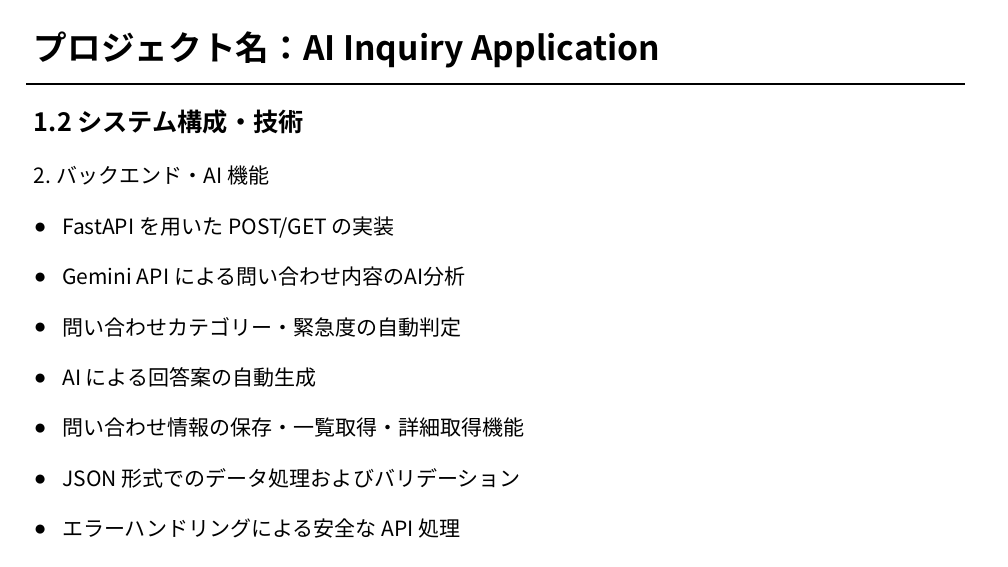
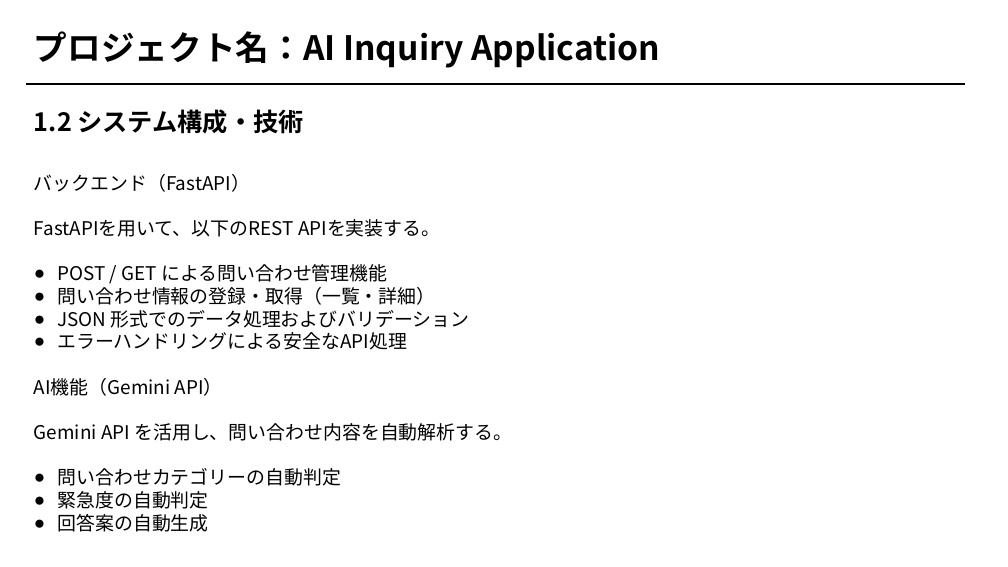
Before and after one commit to Oak-aim/ai-inquiry-application, a slide deck: slide 6 of AI 問い合わせアプリ.pptx. Drawn at 1008x567 pixels with LibreOffice and Linux fonts; fonts in the diff are those of the drawing. Boxes give left, top, right and bottom in pixels: in the first picture for what was removed or moved away, otherwise in the second. Text is boxed around its words. In the diff, an @@ line names an element or a change of style, - is before the commit and + after.

```diff
--- a/AI 問い合わせアプリ.pptx
+++ b/AI 問い合わせアプリ.pptx
@@ text "バックエンド（FastAPI）": place and size @@
-text "バックエンド（FastAPI）" at box(34, 165, 525, 538)
+text "バックエンド（FastAPI）" at box(34, 174, 512, 532)
@@ text at box(34, 174, 440, 305): text changed; size 20 to 18 pt @@
-2. バックエンド・AI 機能
-● FastAPI を用いた POST/GET の実装
-● Gemini API による問い合わせ内容のAI分析
-● 問い合わせカテゴリー・緊急度の自動判定
-● AI による回答案の自動生成
-● 問い合わせ情報の保存・一覧取得・詳細取得機能
+バックエンド（FastAPI）
+FastAPIを用いて、以下のREST APIを実装する。
+● POST / GET による問い合わせ管理機能
+● 問い合わせ情報の登録・取得（一覧・詳細）
@@ text at box(58, 310, 470, 328): size 20 to 18 pt in "JSON 形式でのデータ処理およびバリデーション"; indent changed @@
@@ text at box(34, 332, 512, 532): text changed; size 20 to 18 pt @@
-● エラーハンドリングによる安全な API 処理
+● エラーハンドリングによる安全なAPI処理
+AI機能（Gemini API）
+Gemini API を活用し、問い合わせ内容を自動解析する。
+● 問い合わせカテゴリーの自動判定
+● 緊急度の自動判定
+● 回答案の自動生成
```
Also in this commit, not shown: 8 other slides changed.
